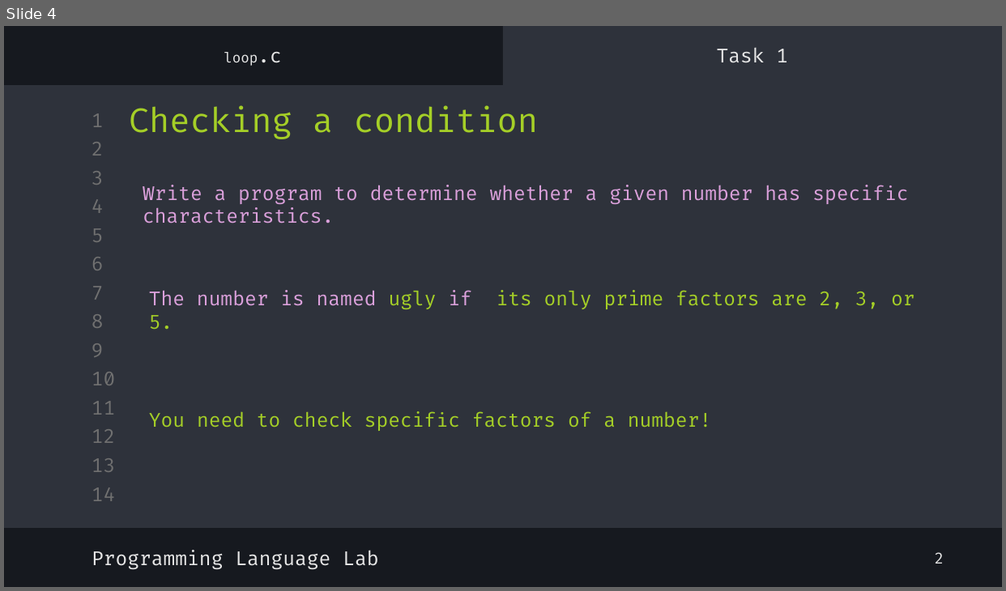
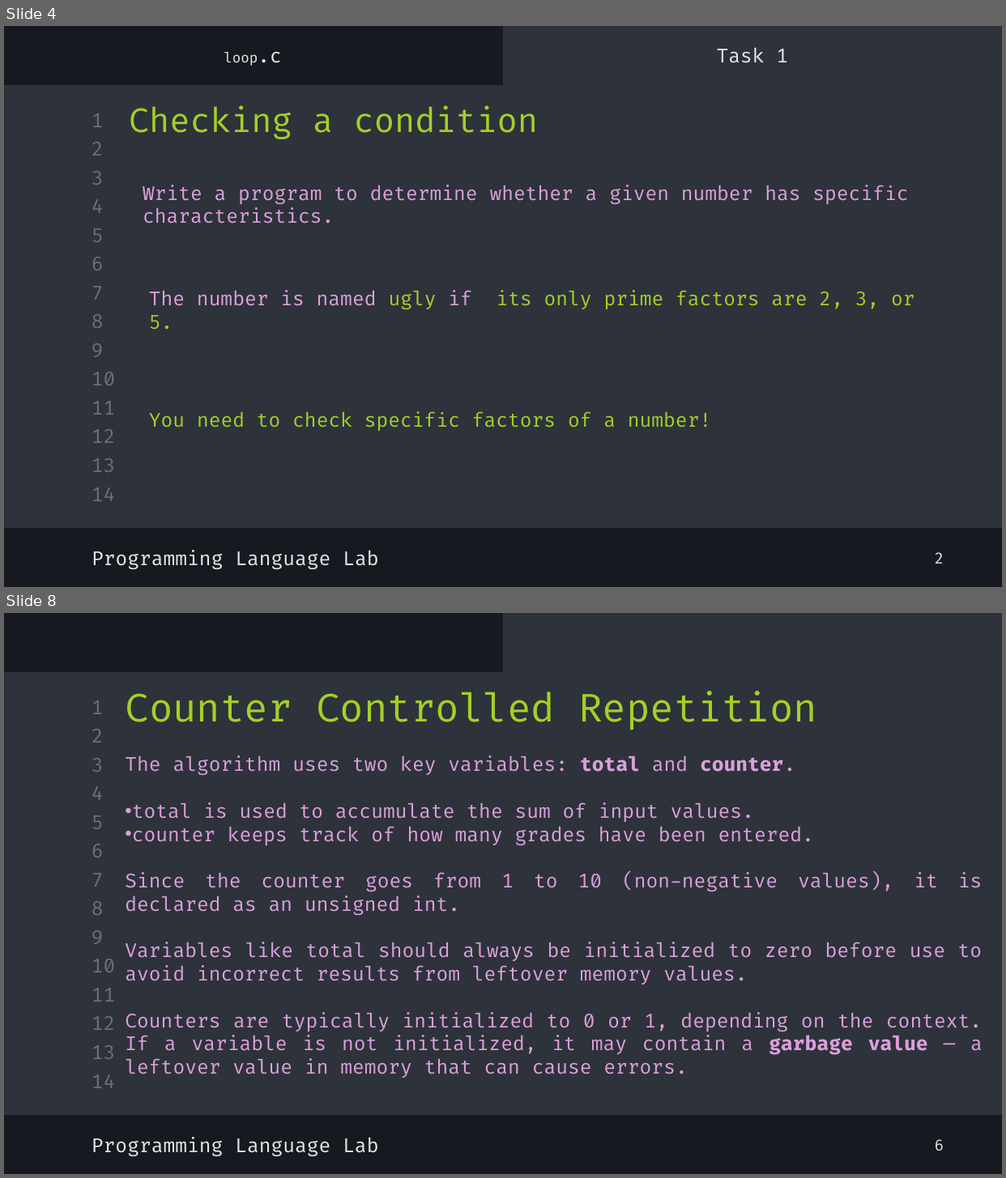
Before and after one commit to shayan-naghizadeh/C-Lab-AUT, a slide deck: slides/5.Loop/Loop.pptx. Shown one above the other, each under a label of ours: slide 4 before the commit, slides 4 and 8 after it; the slides between them are not shown. The pictures are 1006x591 and 1006x1178 pixels, drawn with LibreOffice and Linux fonts; fonts in the diff are those of the drawing. Boxes give left, top, right and bottom in pixels: in the first picture for what was removed or moved away, otherwise in the second. Text is boxed around its words. In the diff, an @@ line names an element or a change of style, - is before the commit and + after.

```diff
--- a/slides/5.Loop/Loop.pptx
+++ b/slides/5.Loop/Loop.pptx
@@ slide 8 added at (x1=4, y1=613, x2=1002, y2=1174), background #16191F; not listed: 16 template elements that a slide beside it also shows @@
@@ title added at (x1=126, y1=691, x2=818, y2=730), 28 pt, text #A5CF27 @@
+Counter Controlled Repetition
@@ text added at (x1=125, y1=756, x2=982, y2=1078), 14 pt, text #DBA0DB @@
+The algorithm uses two key variables: total and counter.
+• total is used to accumulate the sum of input values.
+• counter keeps track of how many grades have been entered.
+Since the counter goes from 1 to 10 (non-negative values), it is declared as an unsigned int.
+Variables like total should always be initialized to zero before use to avoid incorrect results from leftover memory values.
+Counters are typically initialized to 0 or 1, depending on the context.
+If a variable is not initialized, it may contain a garbage value — a leftover value in memory that can cause errors.
@@ text added at (x1=91, y1=1137, x2=378, y2=1157), 14 pt, text #E7E7E7 @@
+Programming Language Lab
@@ text added at (x1=935, y1=1139, x2=944, y2=1151), 11 pt, text #E7E7E7 @@
+6
```
Also in this commit, not shown: 3 slides changed, 6 other slides added, 6 other files.
